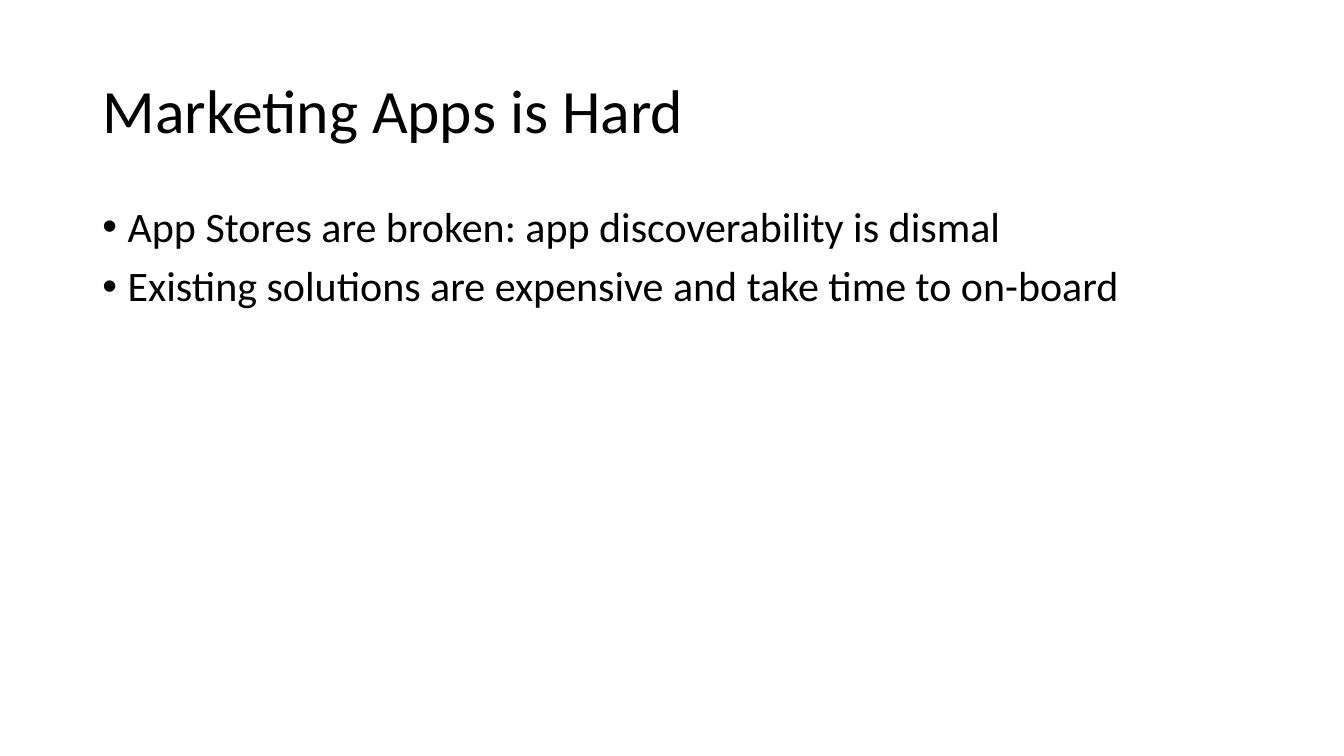
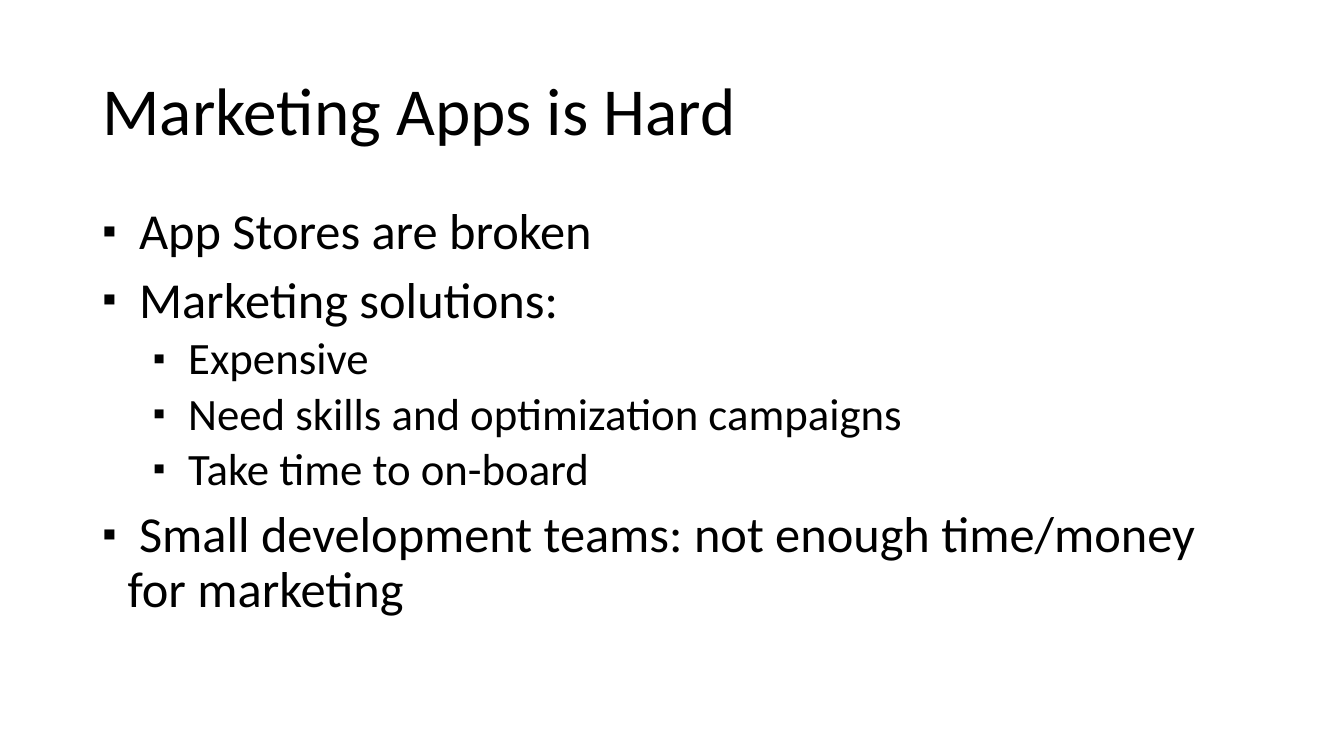
Before and after one commit to tarekayna/referengine, a slide deck: slide 2 of Documents/Investors/NWEN-FirstLook-2013-03.pptx. Drawn at 1344x756 pixels with LibreOffice and Linux fonts; fonts in the diff are those of the drawing. Boxes give left, top, right and bottom in pixels: in the first picture for what was removed or moved away, otherwise in the second. Text is boxed around its words. In the diff, an @@ line names an element or a change of style, - is before the commit and + after.

```diff
--- a/Documents/Investors/NWEN-FirstLook-2013-03.pptx
+++ b/Documents/Investors/NWEN-FirstLook-2013-03.pptx
@@ title "Marketing Apps is Hard" at [102,88,736,147]: size 44 to 48 pt @@
@@ text at [128,214,1195,616]: text changed; size 30 to 36 pt @@
-• App Stores are broken: app discoverability is dismal
-• Existing solutions are expensive and take time to on-board
+▪ App Stores are broken
+▪ Marketing solutions:
+  ▪ Expensive
+  ▪ Need skills and optimization campaigns
+  ▪ Take time to on-board
+▪ Small development teams: not enough time/money for marketing
```
Also in this commit, not shown: 7 other slides changed, 2 slides added, 3 slides removed.
